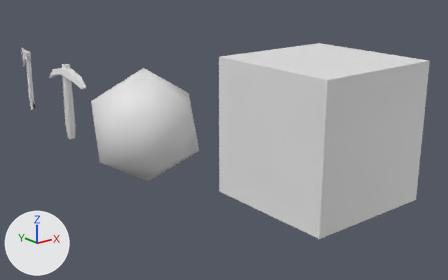
One commit to the Blender file assets/raw/items.blend: the scene before it, then after it.
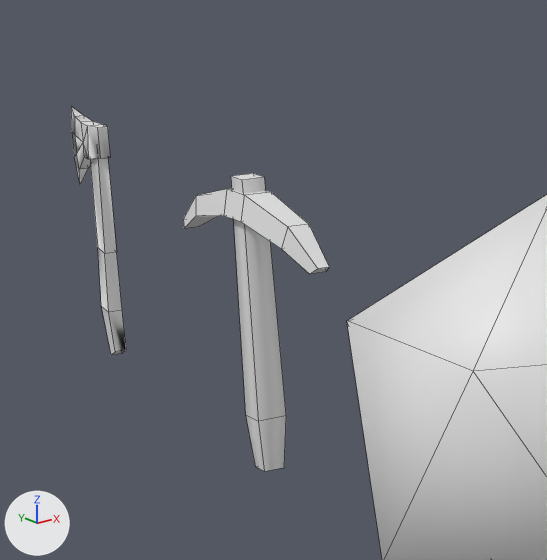
Each version is shown whole from a 50 mm camera at (-2.64, -4.36, 1.73) aimed at (0.72, -0.15, 0.05), then close up on the part from 1% to 32% of the width and 7% to 58% of the height. The lights are fixed; the arrows at lower left show +X, +Y and +Z. The close-ups show mesh edges as thin lines.

Names of what the first close-up shows: 'Axe', 'Icosphere', 'Pickaxe'.
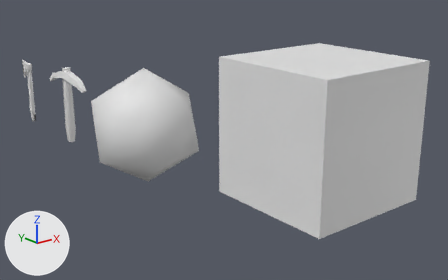
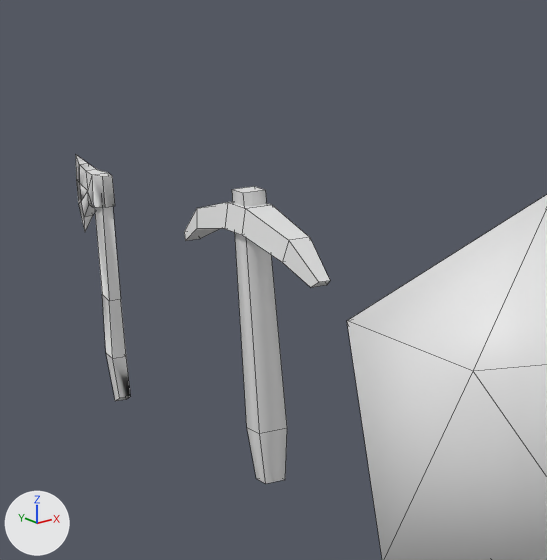
Where the change shows, as pixel boxes [x1, y1, x2, y2] in the close-ups (547 x 560 px):
'Pickaxe', mesh moved: before [183, 173, 329, 471]; after [184, 186, 330, 483]
'Axe', mesh moved: before [71, 107, 126, 355]; after [76, 155, 131, 401]

What the commit changed:
me_pickaxe has 40 vertices, 36 faces and spans x -0.052..0.051, y -0.397..0.397, z -0.191..0.585.
me_pickaxe is used by ob_pickaxe; location (0.0, 1.5, 0.0).
me_pickaxe part 1: the whole mesh is moved by (0.0, 0.0, -0.034).
me_axe has 42 vertices, 43 faces and spans x -0.03..0.029, y -0.057..0.187, z -0.087..0.621.
me_axe is used by ob_axe; location (0.0, 2.5, 0.0).
me_axe part 2: the whole mesh is moved by (0.0, 0.0, -0.14).
